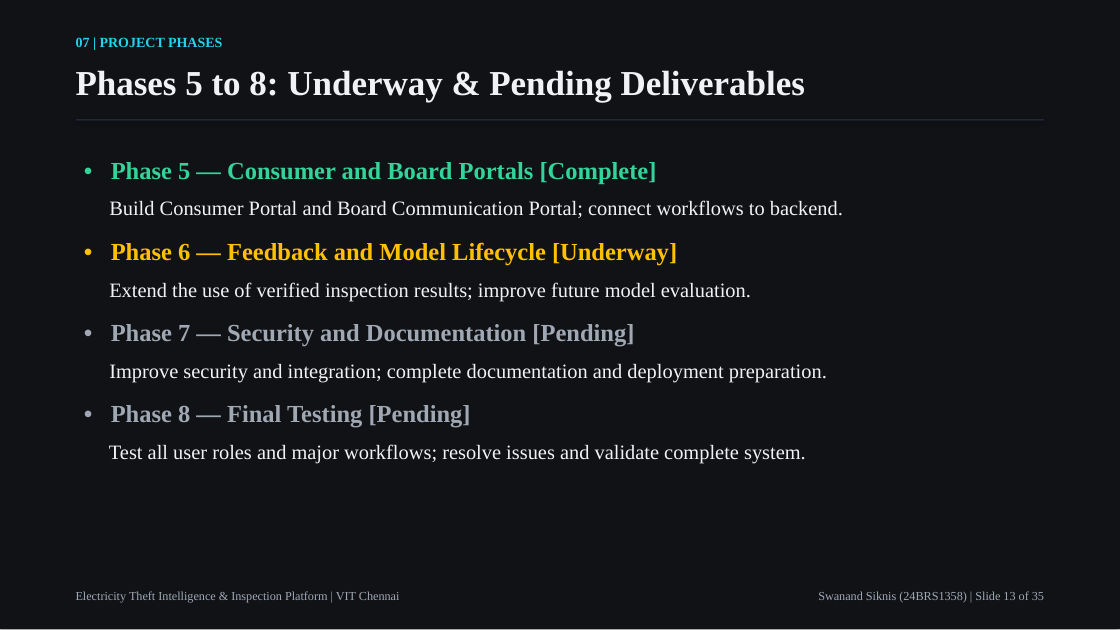
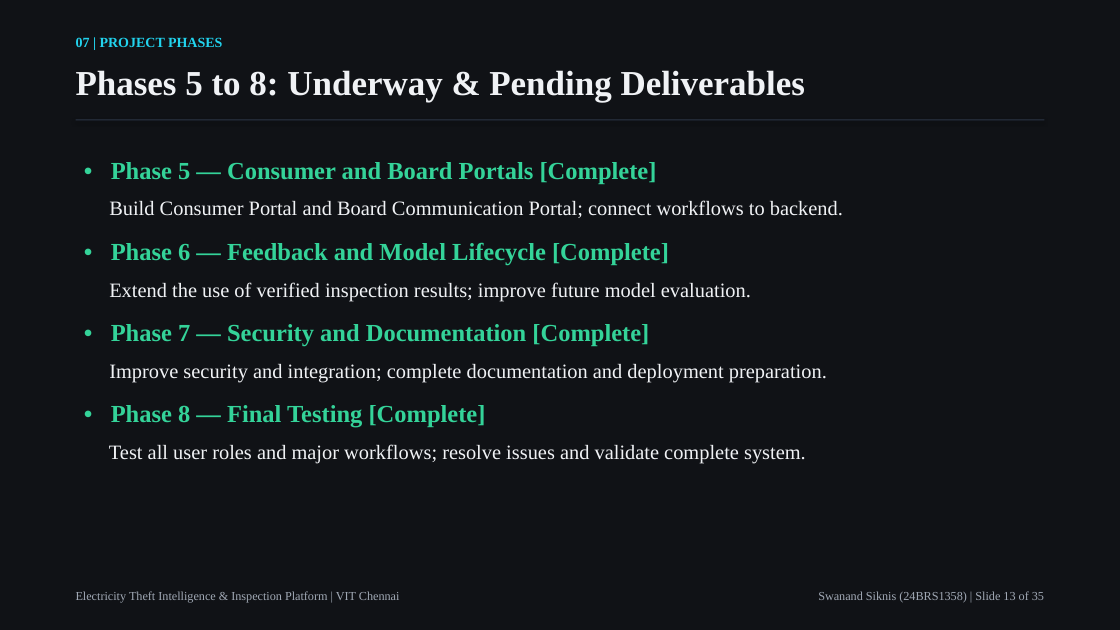
Before and after one commit to swanand70/PowerConnect_ML_Based_Electricity_Theft_Prediction, a slide deck: slide 13 of Electricity_Theft_Intelligence_Project_Presentation_Final.pptx. Drawn at 1120x630 pixels with LibreOffice and Linux fonts; fonts in the diff are those of the drawing. Boxes give left, top, right and bottom in pixels: in the first picture for what was removed or moved away, otherwise in the second. Text is boxed around its words. In the diff, an @@ line names an element or a change of style, - is before the commit and + after.

```diff
--- a/Electricity_Theft_Intelligence_Project_Presentation_Final.pptx
+++ b/Electricity_Theft_Intelligence_Project_Presentation_Final.pptx
@@ text at (111,242,669,266): text changed; text colour #FFC000 to #34D399 @@
-• Phase 6 — Feedback and Model Lifecycle [Underway]
+• Phase 6 — Feedback and Model Lifecycle [Complete]
@@ text at (111,324,649,347): text changed; text colour #A0A8B4 to #34D399 @@
-• Phase 7 — Security and Documentation [Pending]
+• Phase 7 — Security and Documentation [Complete]
@@ text at (111,405,486,428): text changed; text colour #A0A8B4 to #34D399 @@
-• Phase 8 — Final Testing [Pending]
+• Phase 8 — Final Testing [Complete]
```
Also in this commit, not shown: 3 other slides changed, 1 slide removed, 43 other files.
